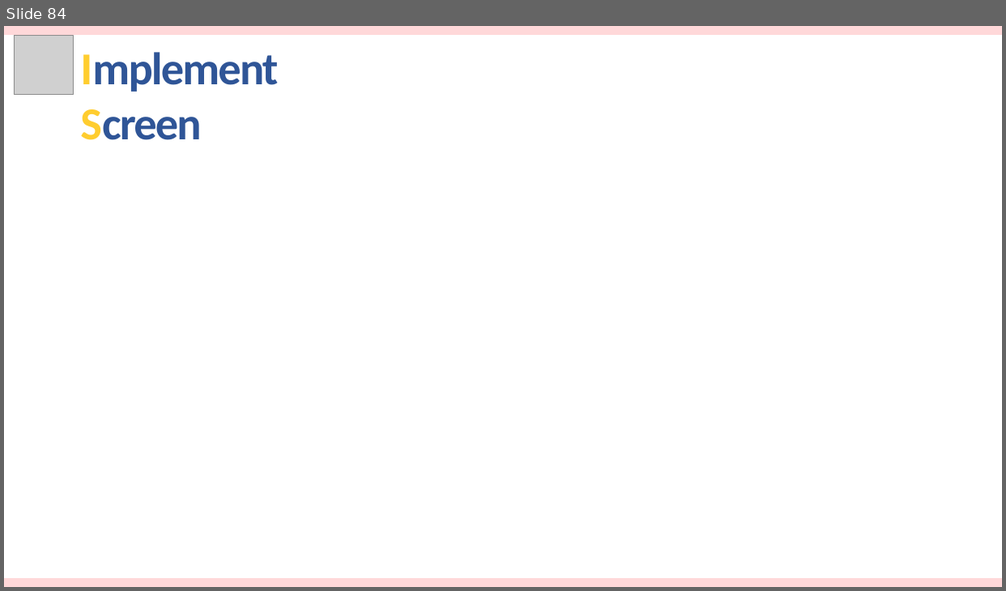
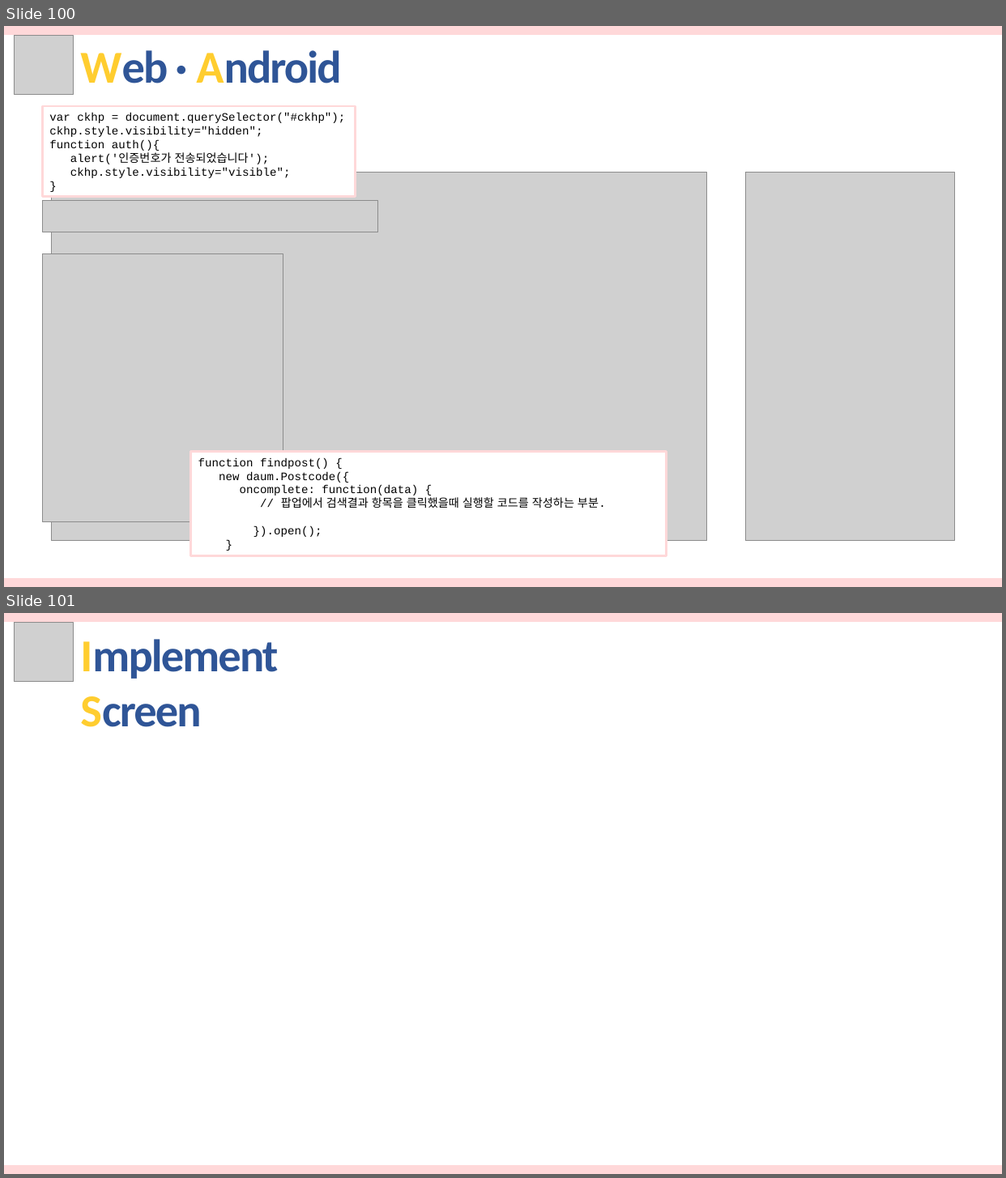
Before and after one commit to hhsw07/ezen-academy-projects, a slide deck: 발표자료/3차/반려동물관리서비스.pptx. Shown one above the other, each under a label of ours: slide 84 before the commit, slides 100 and 101 after it. The pictures are 1006x591 and 1006x1178 pixels, drawn with LibreOffice and Linux fonts; fonts in the diff are those of the drawing; grey boxes stand for pictures. Boxes give left, top, right and bottom in pixels: in the first picture for what was removed or moved away, otherwise in the second. Text is boxed around its words. In the diff, an @@ line names an element or a change of style, - is before the commit and + after.

```diff
--- a/발표자료/3차/반려동물관리서비스.pptx
+++ b/발표자료/3차/반려동물관리서비스.pptx
@@ slide 100 added at bbox=[4, 26, 1002, 587], background #FFFFFF @@
@@ rectangle added at bbox=[4, 26, 1002, 35], fill #FFD8D9 @@
@@ picture added at bbox=[15, 36, 74, 95] @@
@@ text added at bbox=[80, 50, 341, 84], 44 pt, text #2F5597, bold @@
+Web · Android
@@ rectangle added at bbox=[42, 106, 355, 197], fill #FFFFFF, outline #FFD8D9 2.25 pt, 11 pt, text #000000 @@
+var ckhp = document.querySelector("#ckhp");
+ckhp.style.visibility="hidden";
+function auth(){
+alert('인증번호가 전송되었습니다');
+ckhp.style.visibility="visible";
+}
@@ picture added at bbox=[52, 173, 707, 541] @@
@@ picture added at bbox=[746, 173, 955, 541] @@
@@ picture added at bbox=[42, 200, 377, 232] @@
@@ picture added at bbox=[42, 254, 283, 523] @@
@@ rectangle added at bbox=[191, 452, 667, 557], fill #FFFFFF, outline #FFD8D9 2.25 pt, 11 pt, text #000000 @@
+function findpost() {
+new daum.Postcode({
+oncomplete: function(data) {
+// 팝업에서 검색결과 항목을 클릭했을때 실행할 코드를 작성하는 부분.
+}).open();
+}
@@ rectangle added at bbox=[4, 578, 1002, 587], fill #FFD8D9 @@
@@ what was slide 84 is now slide 101 @@
```
Also in this commit, not shown: 16 other slides added.
